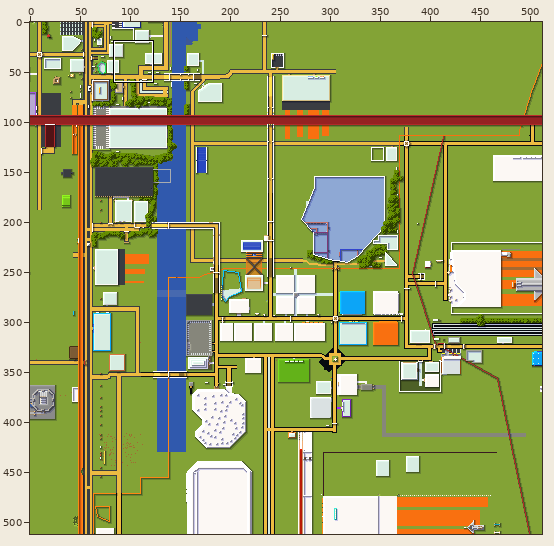
File history of a sprite sheet, tiles/0,0.png. The first picture is a wide view before the edit; the outline marks the close-up.
Close-up. The starting point:
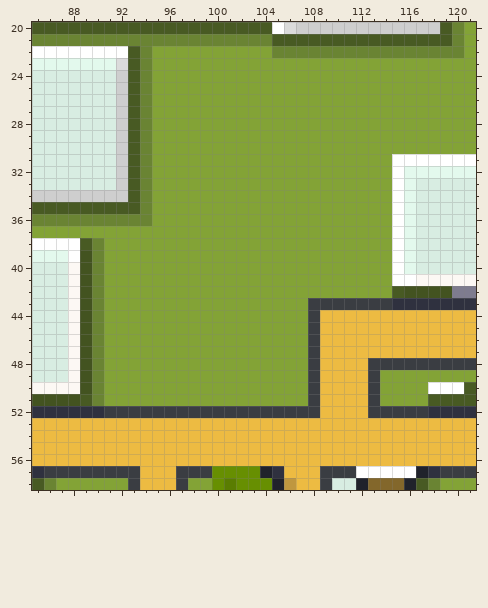
The file is 512x512 pixels. Colours within 5 levels of each other are drawn and written as one. Shown: x 85..121, y 20..58. The commit also changed other parts of the picture, which this record leaves out.
New version:
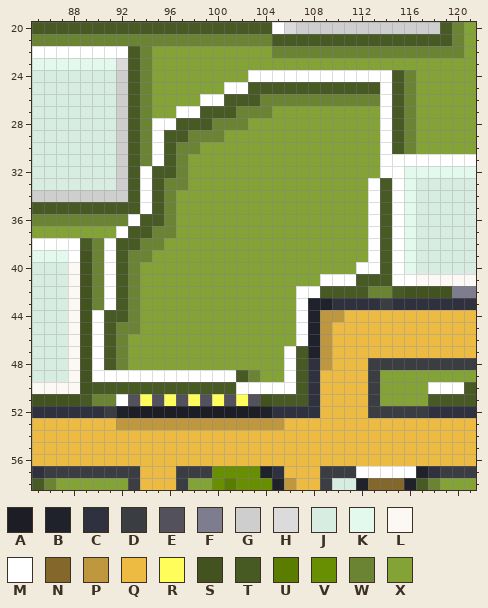
Palette (. is transparent): A #1c1d25  B #20222b  C #2f313f  D #3a3d42  E #52515c  F #7e7c8f  G #cecece  H #dbdbdb  J #d8ede2  K #e3f9ed  L #fcf8f4  M #ffffff  N #83672b  P #bf973f  Q #edbb42  R #fffd59  S #435320  T #485a23  U #5a7d01  V #678f01  W #6a8433  X #83a336
From old to new:
The edit turns colour D into colour A in row 52 at x 93 to 103.
The edit turns colour D into colour B in row 43 at x 108 to 109; in rows 44 to 47 at x 108; in row 52 at x 92 and 104.
The edit turns colour D into colour C in row 43 at x 110 to 113; in rows 48 to 51 at x 108; in row 52 at x 105 to 108.
The edit turns colour X into colour E in row 51 at x 93, 95, 97, 99, 101 and 103.
The edit turns colour W into colour M in rows 32 to 35 at x 94; in row 36 at x 93; in rows 44 to 49 at x 90.
The edit turns colour X into colour M in row 24 at x 103 to 114; in row 25 at x 101 to 102 and 114; in row 26 at x 99 to 100 and 114; in row 27 at x 97 to 98 and 114; in row 28 at x 95 to 96 and 114; in rows 29 to 31 at x 95 and 114.
The edit turns colour X into colour M in row 32 at x 114; in rows 33 to 36 at x 113; in row 37 at x 92 and 113; in rows 38 to 39 at x 91 and 113; in row 40 at x 91 and 112 to 113; in row 41 at x 91 and 109 to 111.
The edit turns colour X into colour M in row 42 at x 91 and 107 to 108; in row 43 at x 91 and 107; in rows 44 to 46 at x 107; in rows 47 to 48 at x 106; in row 49 at x 91 to 101 and 106; in row 50 at x 102 to 106.
The edit turns colour X into colour M in row 51 at x 92.
The edit turns colour Q into colour P in row 44 at x 109 to 110; in rows 45 to 48 at x 109; in row 53 at x 92 to 105.
The edit turns colour X into colour R in row 51 at x 94, 96, 98, 100 and 102.
The edit turns colour X into colour S in row 51 at x 104.
The edit turns colour W into colour T in row 36 at x 94; in row 50 at x 90.
The edit turns colour X into colour T in row 24 at x 115; in row 25 at x 103 to 113 and 115; in row 26 at x 101 to 103 and 115; in row 27 at x 99 to 101 and 115; in row 28 at x 97 to 99 and 115; in row 29 at x 96 to 97 and 115.
The edit turns colour X into colour T in row 30 at x 96 and 115; in row 31 at x 96; in row 32 at x 95 to 96; in rows 33 to 36 at x 95 and 114; in row 37 at x 93 to 94 and 114; in row 38 at x 92 to 93 and 114.
The edit turns colour X into colour T in rows 39 to 40 at x 92 and 114; in row 41 at x 92 and 112 to 114; in row 42 at x 92 and 109 to 112; in row 43 at x 92; in row 44 at x 91 to 92; in rows 45 to 46 at x 91.
The edit turns colour X into colour T in rows 47 to 48 at x 91 and 107; in row 49 at x 102 and 107; in row 50 at x 91 to 101 and 107; in row 51 at x 105 to 107.
The edit turns colour X into colour W in rows 24 to 25 at x 116; in row 26 at x 104 to 113 and 116; in row 27 at x 102 to 104 and 116; in row 28 at x 100 to 102 and 116; in row 29 at x 98 to 100 and 116; in row 30 at x 97 to 98 and 116.
The edit turns colour X into colour W in rows 31 to 32 at x 97; in row 33 at x 96 to 97; in rows 34 to 36 at x 96; in row 37 at x 95 to 96; in row 38 at x 94 to 95; in row 39 at x 93 to 94.
The edit turns colour X into colour W in rows 40 to 41 at x 93; in row 42 at x 93 and 113 to 114; in rows 43 to 44 at x 93; in row 45 at x 92 to 93; in rows 46 to 48 at x 92; in row 49 at x 103.
The edit turns colour X into colour W in row 51 at x 91.
